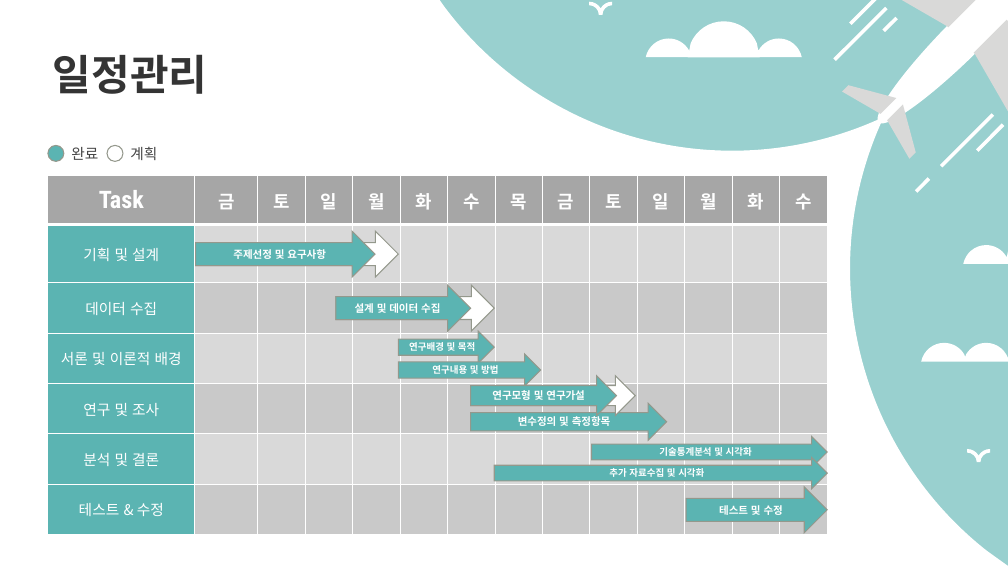
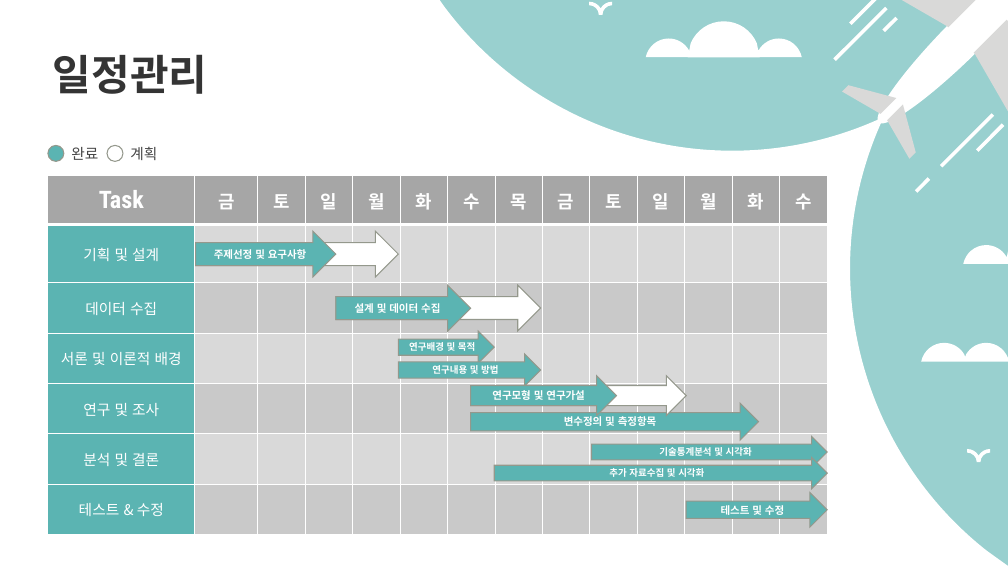
Before and after one commit to Gray116/BigData_Academy_1, a slide deck: slide 8 of 00_Projects/개인프로젝트.pptx. Drawn at 1008x567 pixels with LibreOffice and Linux fonts; fonts in the diff are those of the drawing. Boxes give left, top, right and bottom in pixels: in the first picture for what was removed or moved away, otherwise in the second. Text is boxed around its words. In the diff, an @@ line names an element or a change of style, - is before the commit and + after.

```diff
--- a/00_Projects/개인프로젝트.pptx
+++ b/00_Projects/개인프로젝트.pptx
@@ right arrow "주제선정 및 요구사항": place and size @@
-right arrow "주제선정 및 요구사항" at [196, 231, 375, 278]
+right arrow "주제선정 및 요구사항" at [196, 231, 336, 278]
@@ right arrow: place and size @@
-right arrow at [336, 285, 495, 331]
+right arrow at [336, 285, 541, 331]
@@ right arrow: place and size @@
-right arrow at [471, 376, 636, 416]
+right arrow at [471, 376, 687, 416]
@@ right arrow "변수정의 및 측정항목": place and size @@
-right arrow "변수정의 및 측정항목" at [471, 404, 667, 441]
+right arrow "변수정의 및 측정항목" at [471, 404, 759, 441]
@@ right arrow "테스트 및 수정": place and size @@
-right arrow "테스트 및 수정" at [687, 487, 828, 533]
+right arrow "테스트 및 수정" at [687, 493, 828, 528]
```
Also in this commit, not shown: 3 other slides changed, 5 other files.
